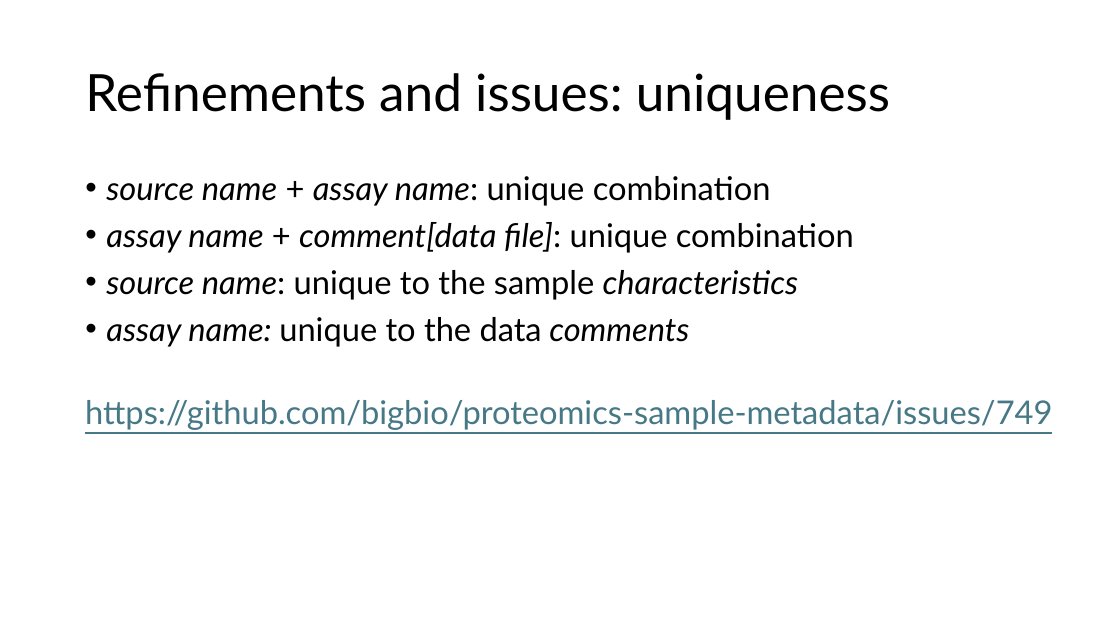
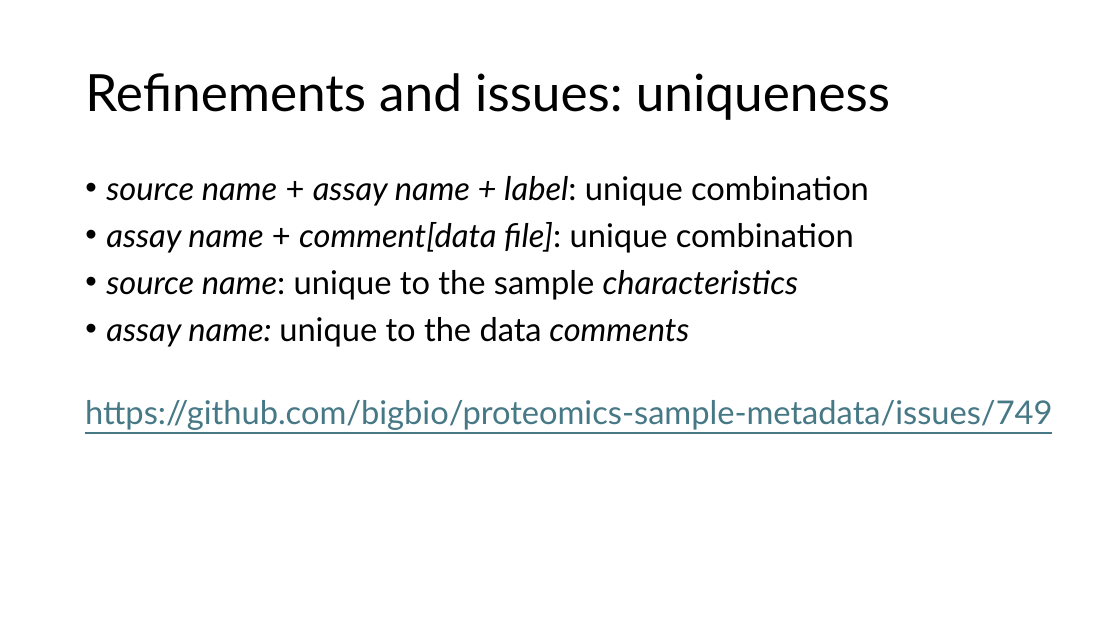
Before and after one commit to bigbio/proteomics-sample-metadata, a slide deck: slide 4 of additional-documentation/meeting-12092025/psi-12092025.pptx. Drawn at 1120x630 pixels with LibreOffice and Linux fonts; fonts in the diff are those of the drawing. Boxes give left, top, right and bottom in pixels: in the first picture for what was removed or moved away, otherwise in the second. Text is boxed around its words. In the diff, an @@ line names an element or a change of style, - is before the commit and + after.

```diff
--- a/additional-documentation/meeting-12092025/psi-12092025.pptx
+++ b/additional-documentation/meeting-12092025/psi-12092025.pptx
@@ text at bbox=[106, 176, 869, 206]: text changed @@
-• source name + assay name: unique combination
+• source name + assay name + label: unique combination
```
Also in this commit, not shown: 37 other files.
